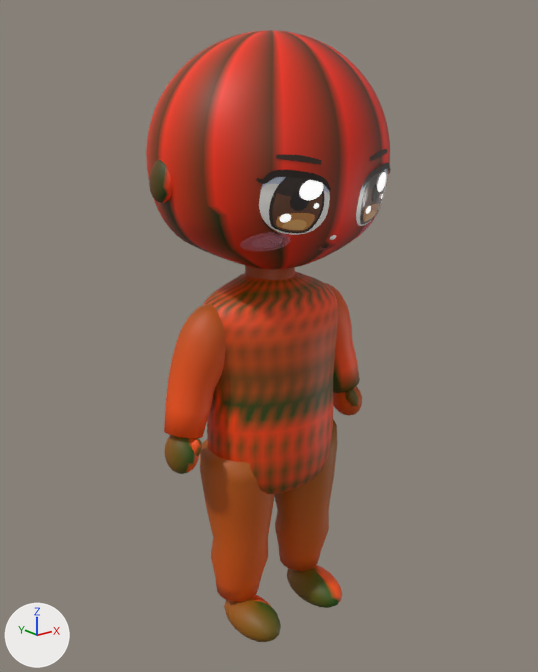
What one commit did to the glTF model test/3d/m/body.glb.
The view is the same before and after, from a 50 mm lens placed at (-0.717, -0.891, 0.863), pointed at (0.004, 0.01, 0.502). Every picture has the same lights, and +X, +Y and +Z are marked at lower left. The picture after the commit comes second. Vertices at exactly the same position are counted once.
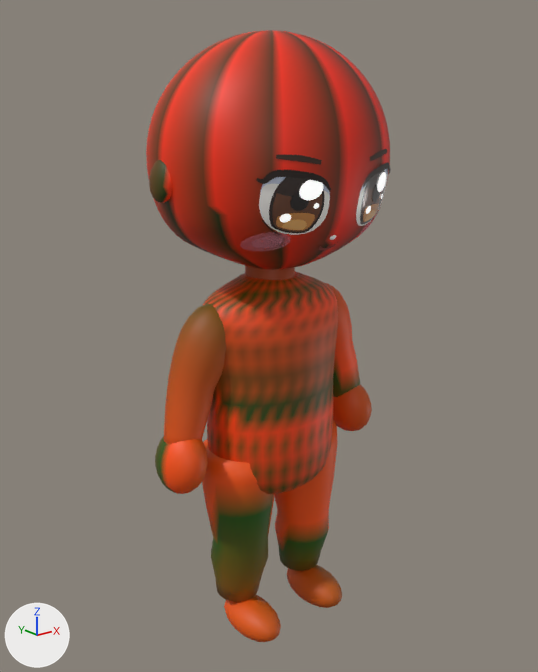
Location of each change, [x1, y1, x2, y2] in pixels of the pictures (538 x 672 px; the box of a moved part takes in the faces that stretch with it):
part 1 of me_mesh_0, deleted: before [345, 389, 358, 406]
part 2 of me_mesh_0, deleted: before [191, 438, 202, 456]
part 3 of me_mesh_0, moved or reshaped: before [164, 405, 209, 474]; after [155, 404, 209, 494]
part 4 of me_mesh_0, moved or reshaped: before [333, 365, 362, 416]; after [333, 365, 372, 431]
part 5 of me_mesh_0, recoloured: before [164, 304, 362, 642]; after [155, 304, 372, 642]

What the commit changed:
me_mesh_0 is used by ob_mesh_0; location (0.0, 0.0, 0.0).
me_mesh_0 had 6524 vertices, 12988 faces and spanned x -0.199..0.199, y -0.164..0.173, z 0.0..0.96.
me_mesh_0 now has 6388 vertices, 12724 faces and spans x -0.214..0.214, y -0.164..0.173, z 0.0..0.96.
me_mesh_0 part 1: the loose piece of 86 vertices spanning x 0.155..0.176, y -0.035..-0.008, z 0.349..0.382 is deleted.
me_mesh_0 part 2: the loose piece of 86 vertices spanning x -0.176..-0.155, y -0.034..-0.009, z 0.349..0.383 is deleted.
me_mesh_0 part 3: 146 vertices moved from x -0.199..-0.15, y -0.032..0.031, z 0.328..0.387 to x -0.214..-0.14, y -0.049..0.046, z 0.292..0.373; 91 vertices removed from x -0.198..-0.14, y -0.026..0.026, z 0.322..0.391; 109 vertices added at x -0.207..-0.14, y -0.041..0.035, z 0.292..0.392.
me_mesh_0 part 4: 186 vertices moved from x 0.14..0.199, y -0.032..0.031, z 0.322..0.391 to x 0.14..0.214, y -0.049..0.046, z 0.294..0.39; 47 vertices removed from x 0.154..0.191, y -0.019..0.024, z 0.322..0.388; 65 vertices added at x 0.145..0.202, y -0.027..0.029, z 0.292..0.392.
me_mesh_0 part 5: 1972 kept faces spanning x -0.214..0.214, y -0.101..0.061, z 0.0..0.578 get new vertex colours.
